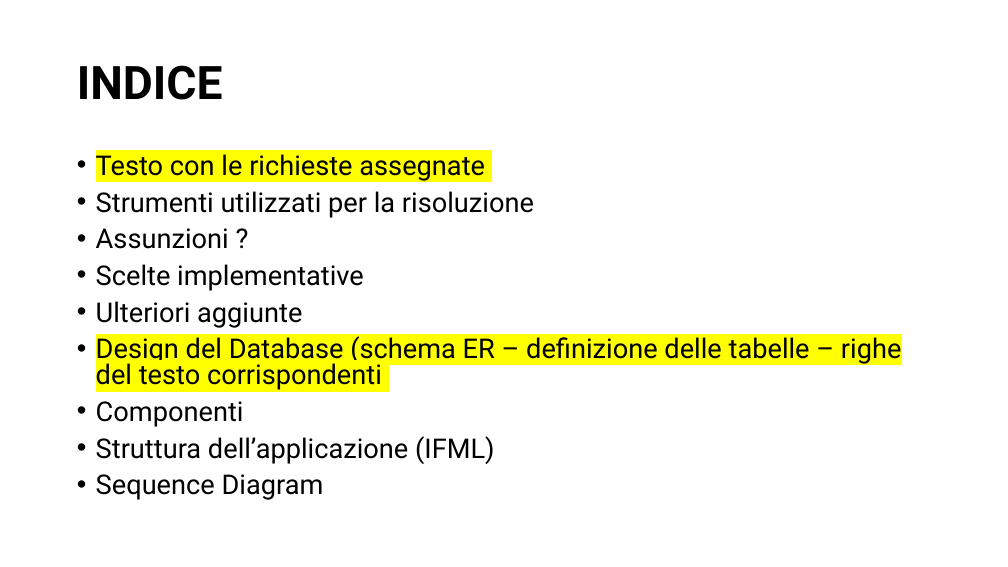
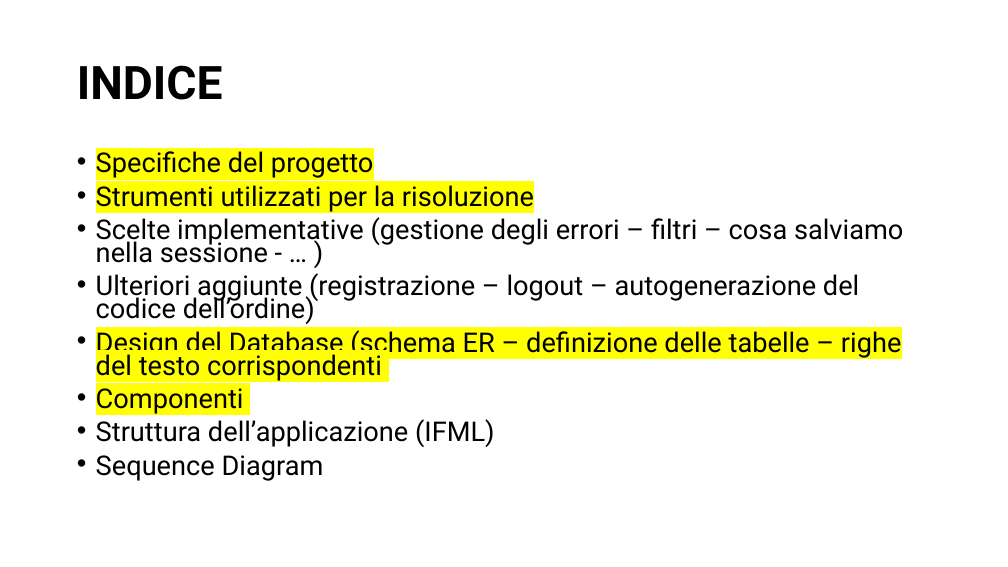
Before and after one commit to sofiamartellozzo/BigBang, a slide deck: slide 2 of docs/ideaPerLaPresentazione.pptx. Drawn at 1008x567 pixels with LibreOffice and Linux fonts; fonts in the diff are those of the drawing. Boxes give left, top, right and bottom in pixels: in the first picture for what was removed or moved away, otherwise in the second. Text is boxed around its words. In the diff, an @@ line names an element or a change of style, - is before the commit and + after.

Commit message:
modify ppt

```diff
--- a/docs/ideaPerLaPresentazione.pptx
+++ b/docs/ideaPerLaPresentazione.pptx
@@ text at [96, 151, 373, 178]: text changed @@
-• Testo con le richieste assegnate
+• Specifiche del progetto
@@ text at [96, 185, 901, 481]: highlight none to #FFFF00 in "Strumenti utilizzati per la risoluzione", "Componenti"; line spacing 0.8 to 0.7 @@
@@ text at [96, 217, 903, 324]: text changed @@
-• Assunzioni ?
-• Scelte implementative
-• Ulteriori aggiunte
+• Scelte implementative (gestione degli errori – filtri – cosa salviamo nella sessione - … )
+• Ulteriori aggiunte (registrazione – logout – autogenerazione del codice dell’ordine)
```
Also in this commit, not shown: 1 other slide changed, 10 slides added.
